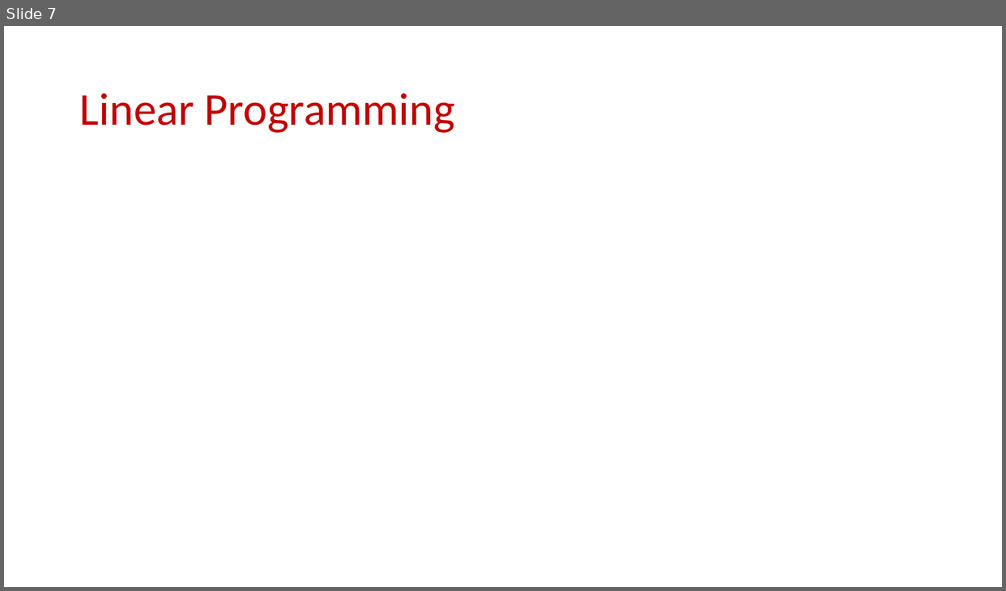
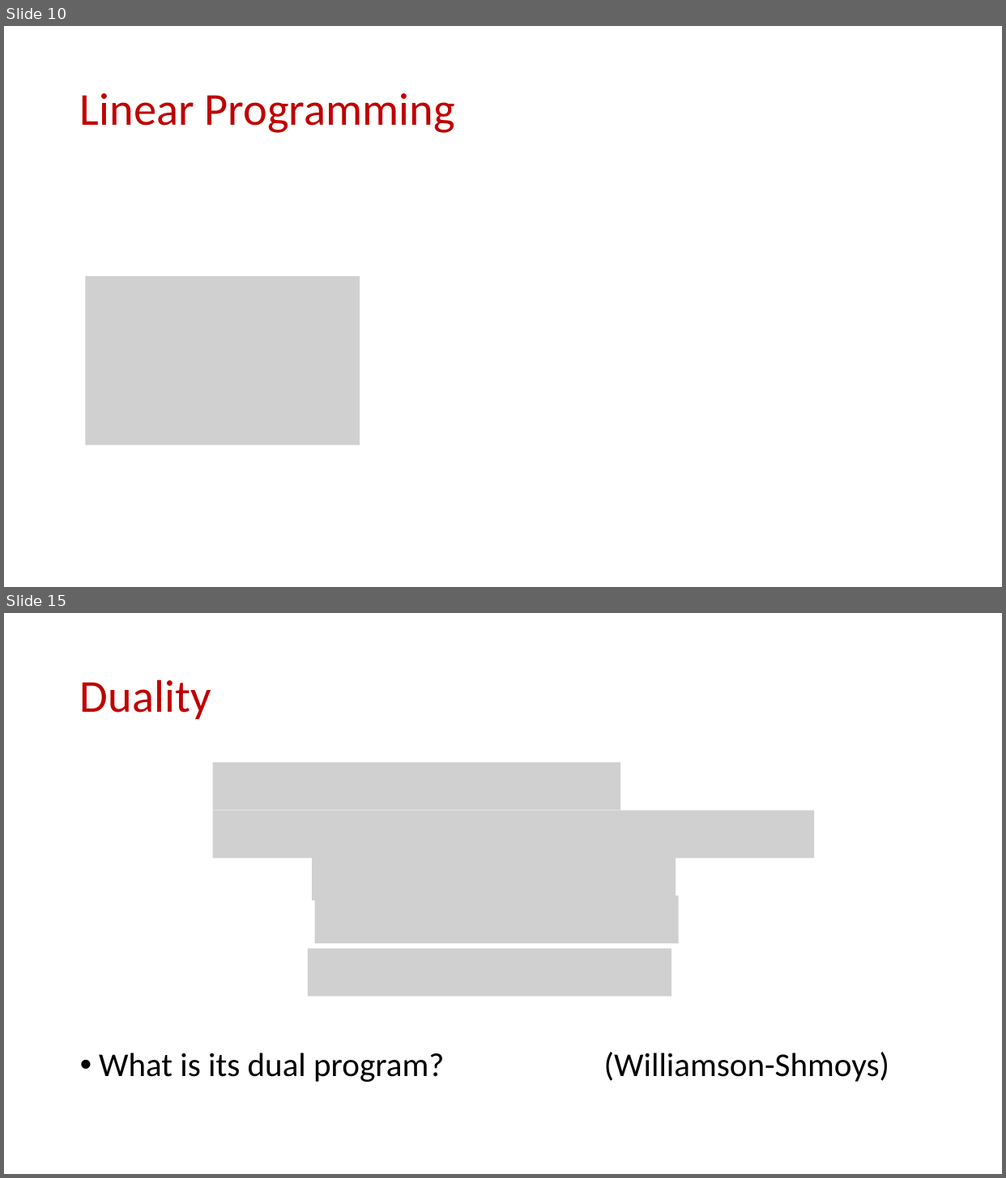
Before and after one commit to samsonzhou/samsonzhou.github.io, a slide deck: CSCE658-S24/L16.pptx. Shown one above the other, each under a label of ours: slide 7 before the commit, slides 10 and 15 after it; the slides between them are not shown. The pictures are 1006x591 and 1006x1178 pixels, drawn with LibreOffice and Linux fonts; fonts in the diff are those of the drawing; grey boxes stand for pictures. Boxes give left, top, right and bottom in pixels: in the first picture for what was removed or moved away, otherwise in the second. Text is boxed around its words. In the diff, an @@ line names an element or a change of style, - is before the commit and + after.

```diff
--- a/CSCE658-S24/L16.pptx
+++ b/CSCE658-S24/L16.pptx
@@ slide 15 added at bbox=[4, 613, 1002, 1174], background #FFFFFF @@
@@ title added at bbox=[80, 679, 211, 719], 44 pt, text #C00000 @@
+Duality
@@ picture added at bbox=[213, 763, 621, 811] @@
@@ picture added at bbox=[213, 811, 815, 858] @@
@@ picture added at bbox=[312, 854, 675, 901] @@
@@ picture added at bbox=[315, 896, 679, 944] @@
@@ picture added at bbox=[308, 949, 671, 997] @@
@@ text added at bbox=[99, 1052, 889, 1082], 32 pt, text #000000 @@
+• What is its dual program? (Williamson-Shmoys)
@@ what was slide 7 is now slide 10 @@
@@ slide 10 changed as well @@
@@ picture added at bbox=[86, 277, 360, 446] @@
```
Also in this commit, not shown: 5 other slides changed, 25 other slides added.
